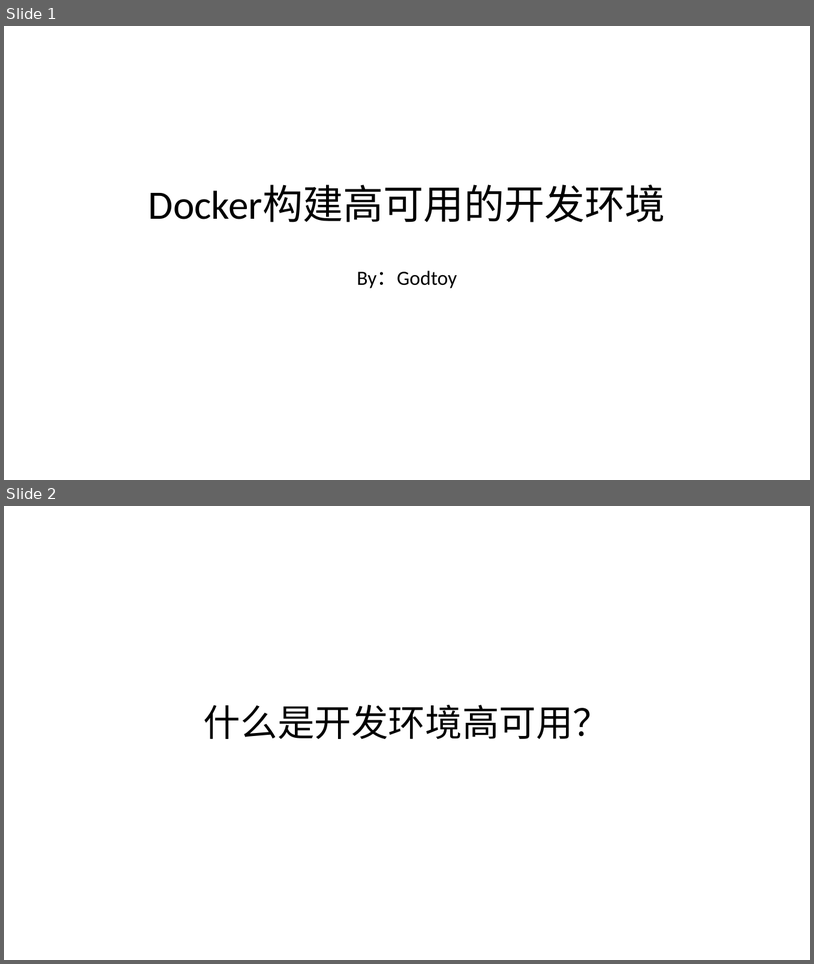
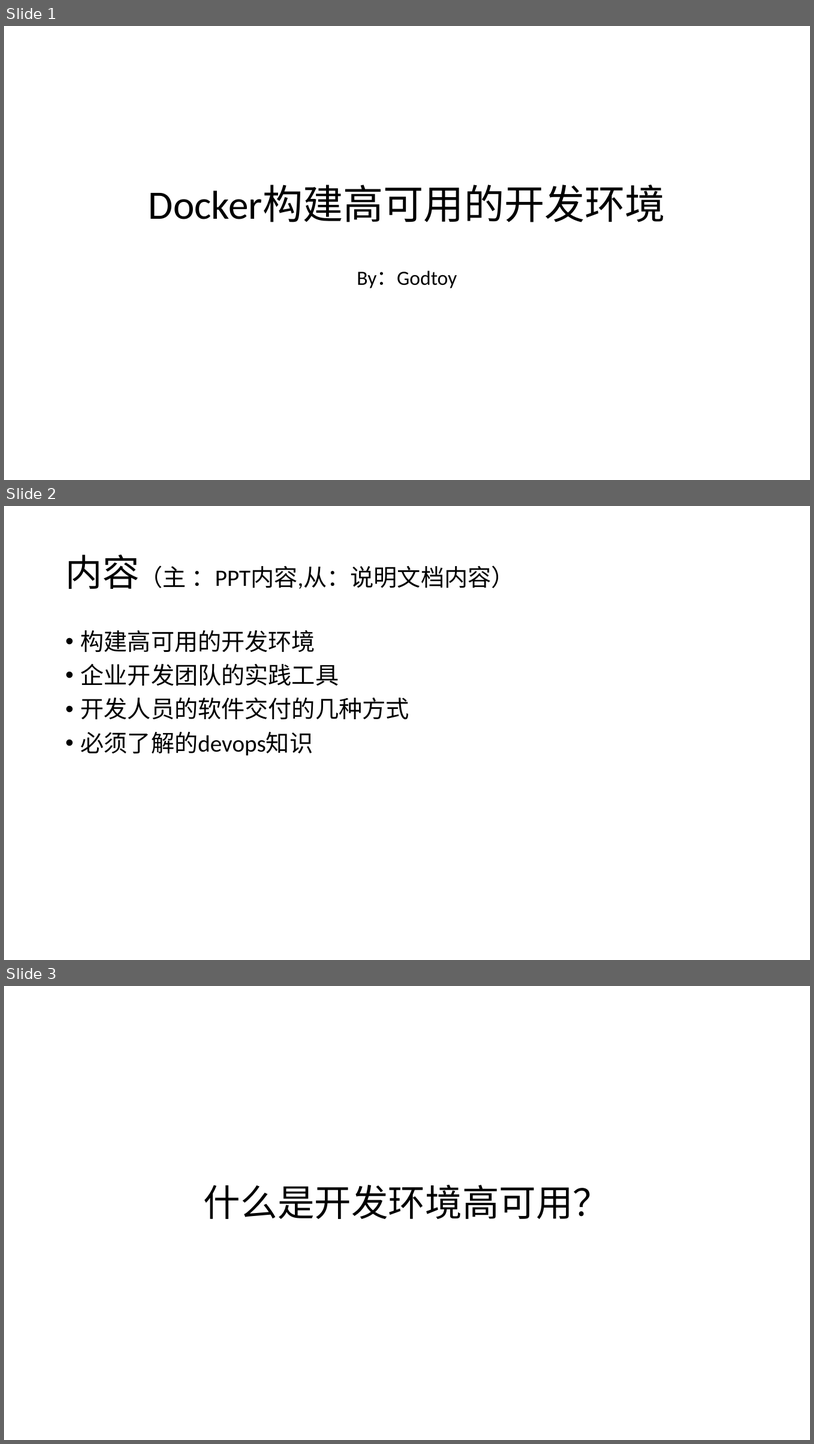
Before and after one commit to gtsigner/docker-samples, a slide deck: 1.Docker高可用的开发环境-preview.pptx. Shown one above the other, each under a label of ours: slides 1 and 2 before the commit, slides 1, 2 and 3 after it. The pictures are 814x964 and 814x1444 pixels, drawn with LibreOffice and Linux fonts; fonts in the diff are those of the drawing. Boxes give left, top, right and bottom in pixels: in the first picture for what was removed or moved away, otherwise in the second. Text is boxed around its words. In the diff, an @@ line names an element or a change of style, - is before the commit and + after.

```diff
--- a/1.Docker高可用的开发环境-preview.pptx
+++ b/1.Docker高可用的开发环境-preview.pptx
@@ slide 2 added at [4, 506, 810, 960], background #FFFFFF @@
@@ title added at [65, 555, 515, 589], 28 pt, text #000000 @@
+内容（主 ：PPT内容,从：说明文档内容）
@@ text added at [81, 630, 410, 756], 28 pt, text #000000 @@
+• 构建高可用的开发环境
+• 企业开发团队的实践工具
+• 开发人员的软件交付的几种方式
+• 必须了解的devops知识
@@ what was slide 2 is now slide 3 @@
```
Also in this commit, not shown: 8 slides changed, 1 other slide added.
